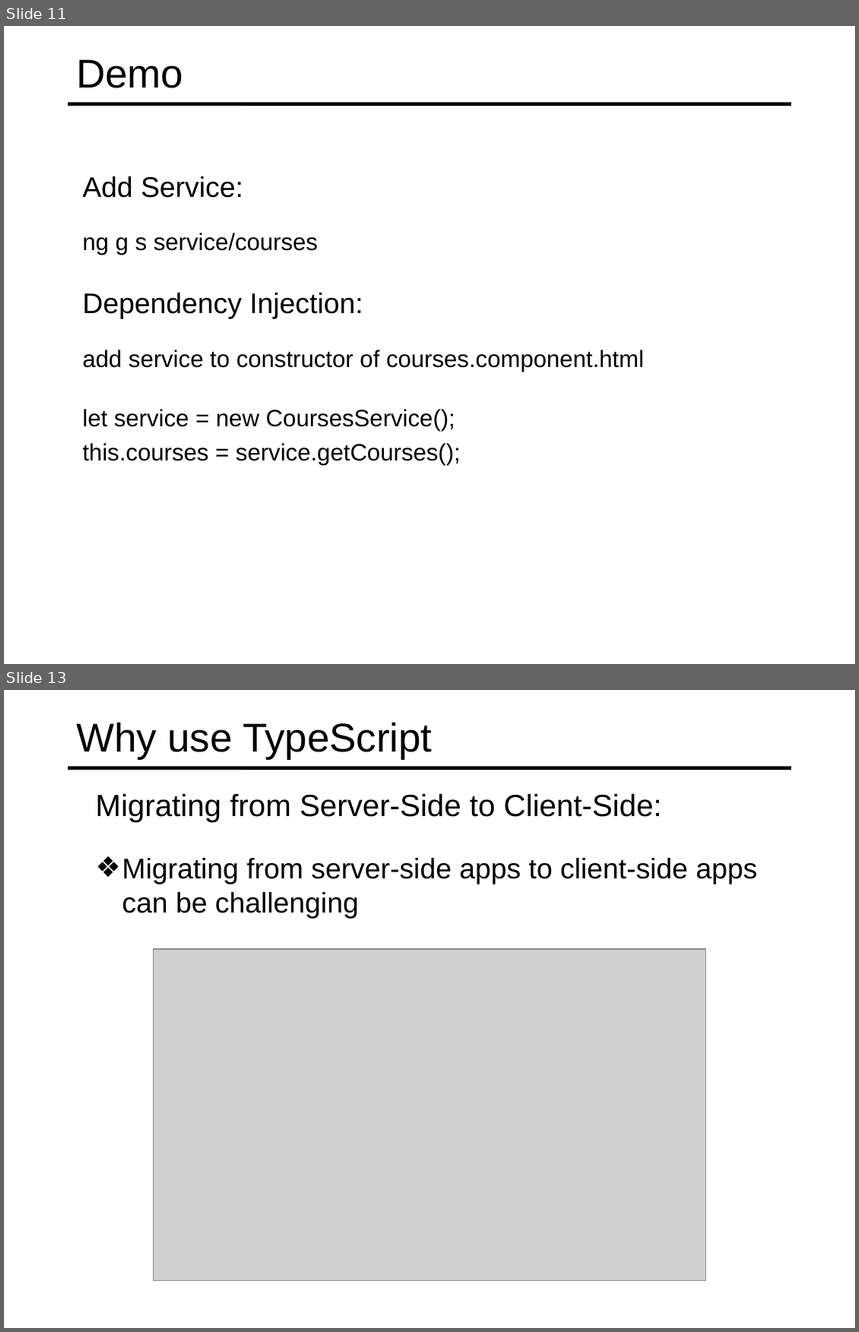
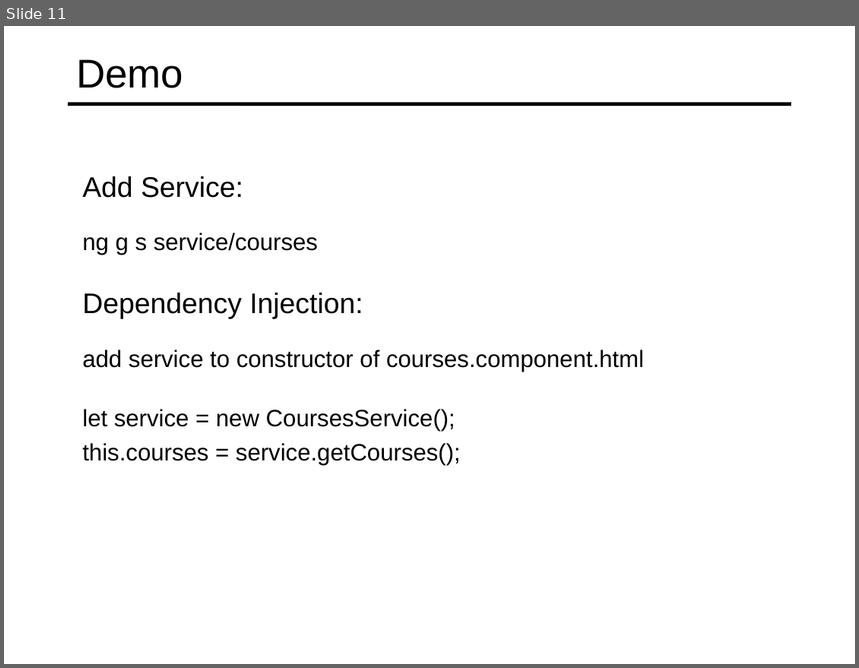
Before and after one commit to specter01wj/Jago_Link_Training, a slide deck: Angular/Angular7/Angular Advanced Course/Essentials/1.Fundamentals/L1_Fundamentals.ppt. Shown one above the other, each under a label of ours: slides 11 and 13 before the commit, slide 11 after it; the slides between them are not shown. The pictures are 859x1332 and 859x668 pixels, drawn with LibreOffice and Linux fonts; fonts in the diff are those of the drawing; grey boxes stand for pictures. Boxes give left, top, right and bottom in pixels: in the first picture for what was removed or moved away, otherwise in the second. Text is boxed around its words. In the diff, an @@ line names an element or a change of style, - is before the commit and + after.

Commit message:
09/05/2019 v1

```diff
--- a/Angular/Angular7/Angular Advanced Course/Essentials/1.Fundamentals/L1_Fundamentals.ppt
+++ b/Angular/Angular7/Angular Advanced Course/Essentials/1.Fundamentals/L1_Fundamentals.ppt
@@ slide 13 removed at bbox=[4, 690, 855, 1328], background #FFFFFF; not listed: 1 template element that a slide beside it also shows @@
@@ title removed at bbox=[76, 722, 432, 760] @@
-Why use TypeScript
@@ text removed at bbox=[95, 793, 662, 822] @@
-  Migrating from Server-Side to Client-Side:
@@ text removed at bbox=[122, 858, 758, 918] @@
-  ❖ Migrating from server-side apps to client-side apps can be challenging
@@ picture removed at bbox=[153, 950, 705, 1281] @@
```
Also in this commit, not shown: 13 other slides removed.
